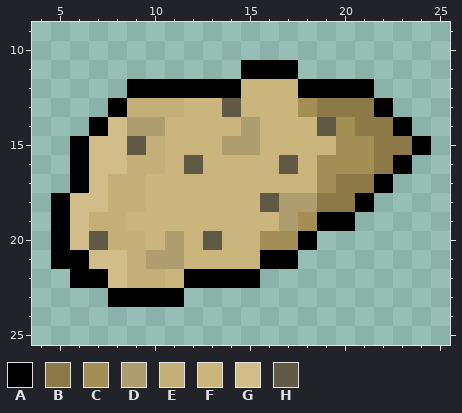
One commit to this pixel-art sprite: Assets/Graphics/potato.png. The first picture shows the starting point.
The file is 32x32 pixels. Shown: x 4..25, y 9..25.
Palette (. is transparent): A #000000  B #8b7947  C #a38f56  D #ae9d6e  E #c3af77  F #cab67c  G #d0bd8a  H #5f5946
Once edited:
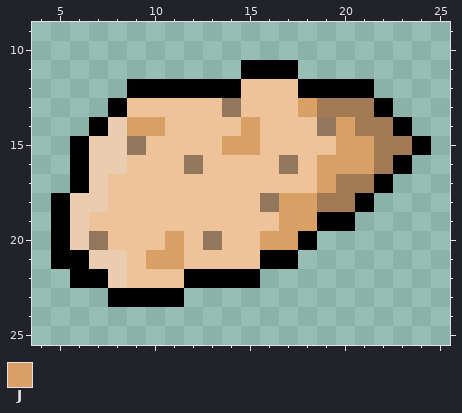
Colours new in this view: J #d9a066
What changed:
Colour B changes from #8b7947 to #a27b55.
Colour F changes from #cab67c to #eec39a.
Colour G changes from #d0bd8a to #eacdb1.
Colour H changes from #5f5946 to #93775d.
Colour F replaces colour E in row 13 at x 9 to 11; in row 15 at x 10; in row 16 at x 9 to 10; in rows 17 to 18 at x 8 to 9; in row 19 at x 7 to 8; in row 20 at x 8 to 9.
Colour F replaces colour E in row 21 at x 9; in row 22 at x 9 to 10.
Colour J replaces colour C in row 13 at x 18; in row 14 at x 20; in row 15 at x 20 to 21; in row 16 at x 19 to 21; in row 17 at x 19; in row 19 at x 18.
Colour J replaces colour C in row 20 at x 16 to 17.
Colour J replaces colour D in row 14 at x 9 to 10 and 15; in row 15 at x 14 to 15; in row 18 at x 17 to 18; in row 19 at x 17; in row 20 at x 11; in row 21 at x 10 to 11.
Boxes around the changes in both pictures, in picture pixels (x1, y1, x2, y2):
changed: (70, 79, 412, 288)
